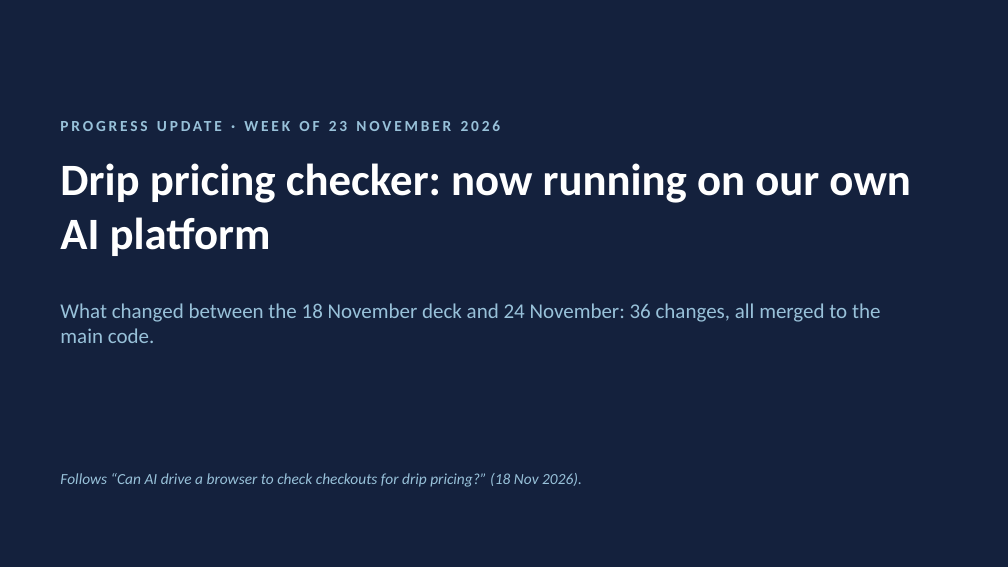
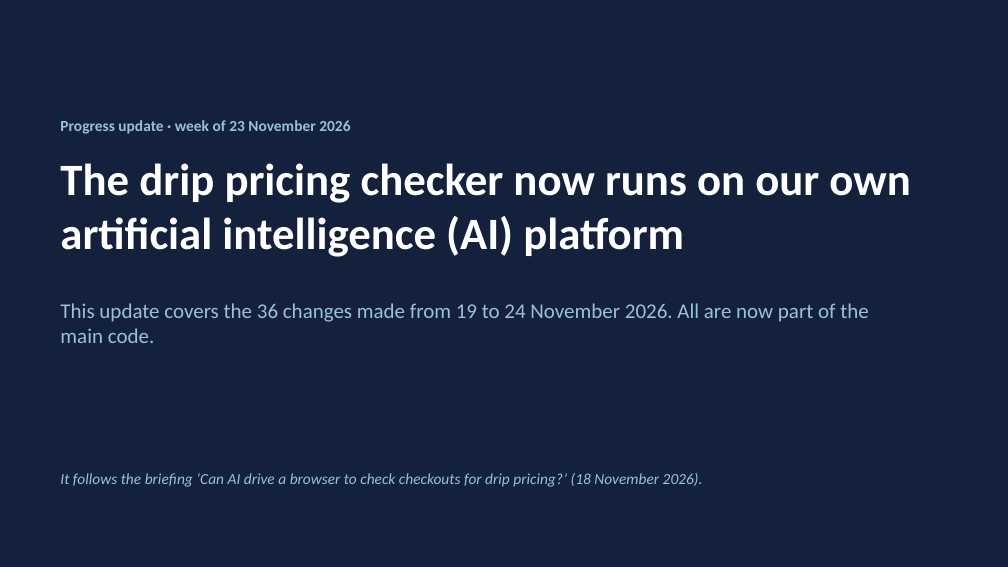
Before and after one commit to roflov2/browser-automation, a slide deck: slide 1 of docs/Drip_Pricing_PoC_update_2026-11-24.pptx. Drawn at 1008x567 pixels with LibreOffice and Linux fonts; fonts in the diff are those of the drawing. Boxes give left, top, right and bottom in pixels: in the first picture for what was removed or moved away, otherwise in the second. Text is boxed around its words. In the diff, an @@ line names an element or a change of style, - is before the commit and + after.

```diff
--- a/docs/Drip_Pricing_PoC_update_2026-11-24.pptx
+++ b/docs/Drip_Pricing_PoC_update_2026-11-24.pptx
@@ text at box(60, 120, 350, 134): text changed @@
-PROGRESS UPDATE · WEEK OF 23 NOVEMBER 2026
+Progress update · week of 23 November 2026
@@ title at box(60, 163, 910, 257): text changed @@
-Drip pricing checker: now running on our own AI platform
+The drip pricing checker now runs on our own artificial intelligence (AI) platform
@@ text at box(60, 303, 868, 343): text changed @@
-What changed between the 18 November deck and 24 November: 36 changes, all merged to the main code.
+This update covers the 36 changes made from 19 to 24 November 2026. All are now part of the main code.
@@ text at box(60, 473, 703, 487): text changed @@
-Follows “Can AI drive a browser to check checkouts for drip pricing?” (18 Nov 2026).
+It follows the briefing ‘Can AI drive a browser to check checkouts for drip pricing?’ (18 November 2026).
```
Also in this commit, not shown: 7 other slides changed.
